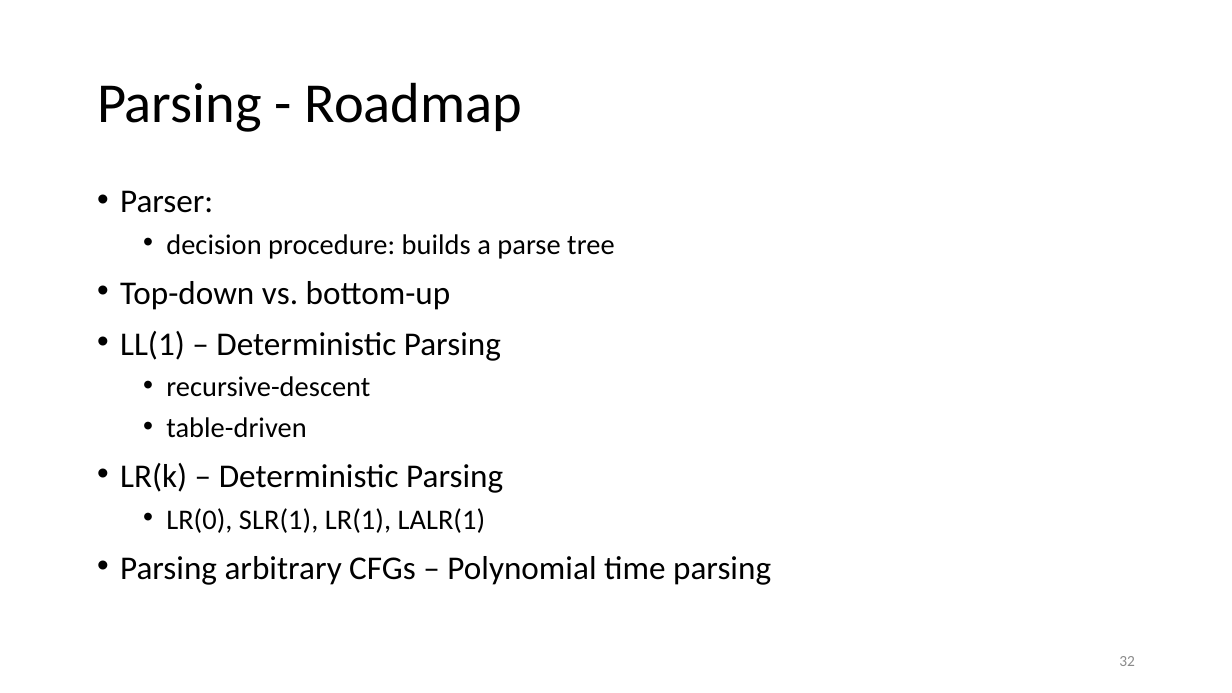
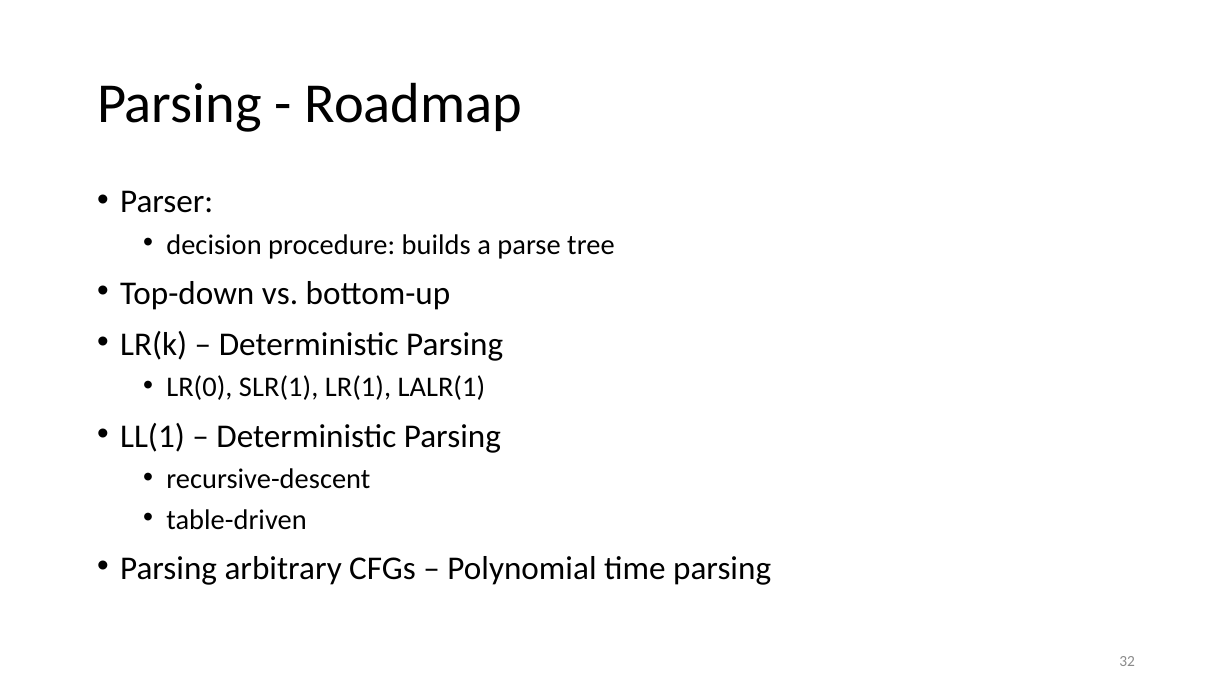
Before and after one commit to anoopsarkar/compilers-class, a slide deck: slide 32 of assets/ppt/parsing/lr2-lr_0-parsing.pptx. Drawn at 1232x693 pixels with LibreOffice and Linux fonts; fonts in the diff are those of the drawing. Boxes give left, top, right and bottom in pixels: in the first picture for what was removed or moved away, otherwise in the second. Text is boxed around its words. In the diff, an @@ line names an element or a change of style, - is before the commit and + after.

```diff
--- a/assets/ppt/parsing/lr2-lr_0-parsing.pptx
+++ b/assets/ppt/parsing/lr2-lr_0-parsing.pptx
@@ text at [120, 331, 503, 400]: paragraphs added @@
+• LR(k) – Deterministic Parsing
+  • LR(0), SLR(1), LR(1), LALR(1)
@@ text at [120, 463, 503, 533]: paragraphs removed @@
-• LR(k) – Deterministic Parsing
-  • LR(0), SLR(1), LR(1), LALR(1)
```
Also in this commit, not shown: 2 other files.
